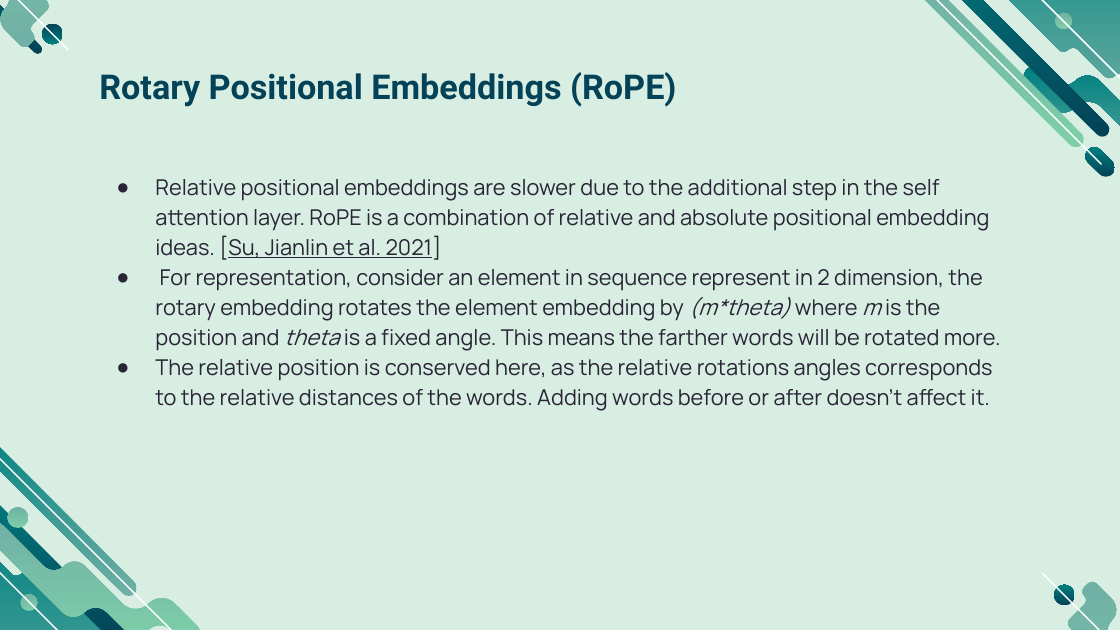
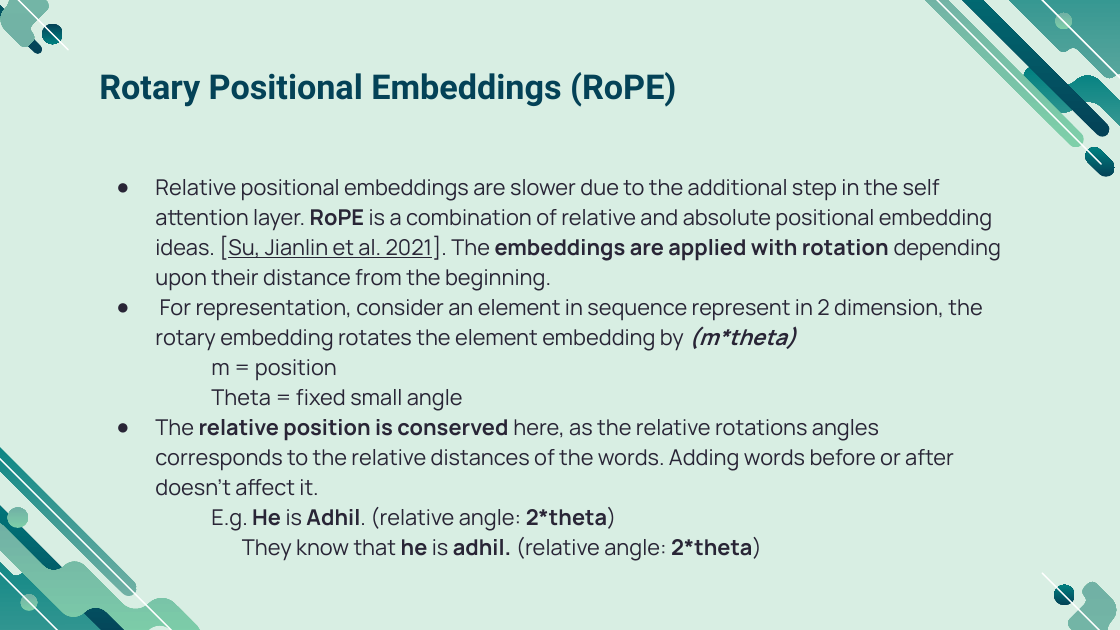
Before and after one commit to smlab-niser/23cs461, a slide deck: slide 20 of assignment/adhil/CS461_notes_positional_encoding.pptx (slide 18 before the commit). Drawn at 1120x630 pixels with LibreOffice and Linux fonts; fonts in the diff are those of the drawing. Boxes give left, top, right and bottom in pixels: in the first picture for what was removed or moved away, otherwise in the second. Text is boxed around its words. In the diff, an @@ line names an element or a change of style, - is before the commit and + after.

```diff
--- a/assignment/adhil/CS461_notes_positional_encoding.pptx
+++ b/assignment/adhil/CS461_notes_positional_encoding.pptx
@@ subtitle at (155,179,1001,411): text changed @@
-● Relative positional embeddings are slower due to the additional step in the self attention layer. RoPE is a combination of relative and absolute positional embedding ideas. [Su, Jianlin et al. 2021]
-● For representation, consider an element in sequence represent in 2 dimension, the rotary embedding rotates the element embedding by (m*theta) where m is the position and theta is a fixed angle. This means the farther words will be rotated more.
+● Relative positional embeddings are slower due to the additional step in the self attention layer. RoPE is a combination of relative and absolute positional embedding ideas. [Su, Jianlin et al. 2021]. The embeddings are applied with rotation depending upon their distance from the beginning.
+● For representation, consider an element in sequence represent in 2 dimension, the rotary embedding rotates the element embedding by (m*theta)
+m = position
+Theta = fixed small angle
@@ subtitle at (155,419,954,496): bold on in "relative position is conserved" @@
@@ subtitle at (211,507,762,561): paragraphs added @@
+E.g. He is Adhil. (relative angle: 2*theta)
+They know that he is adhil. (relative angle: 2*theta)
```
Also in this commit, not shown: 10 other slides changed, 2 slides added, 3 other files.
